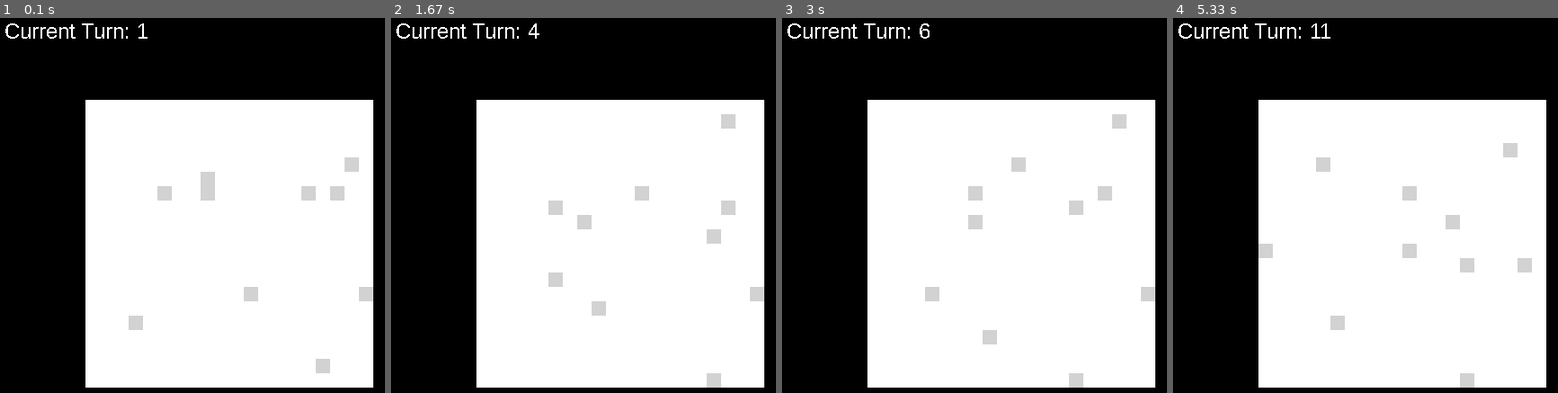
Above: before the commit, frames 1-4 (left to right).
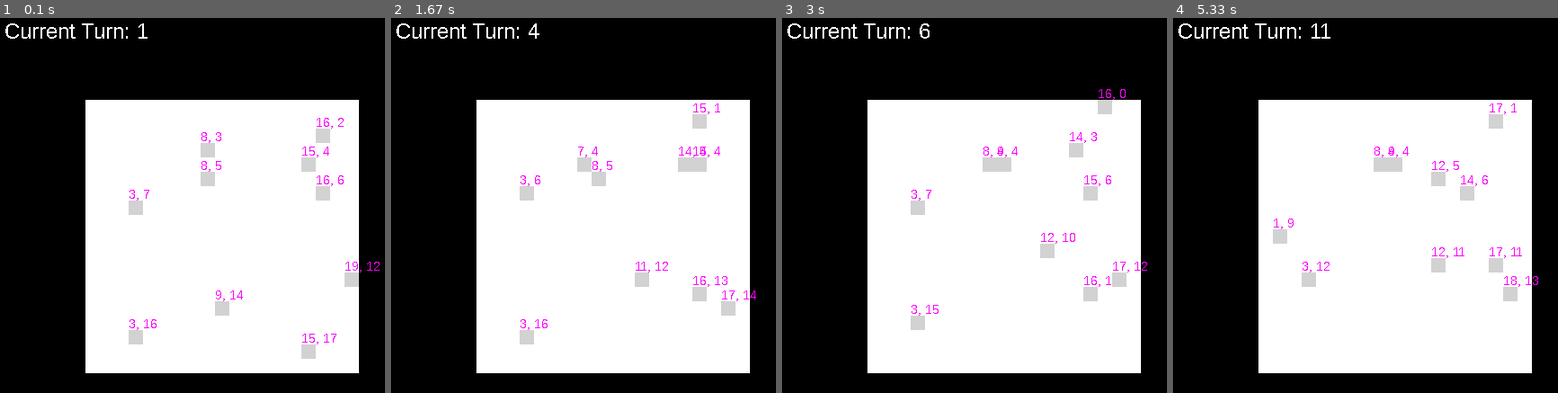
Above: after the commit, the same moments.

Repository: wallermatt/exercises
Game: pygame game, started from zombies.py
The game is run twice, just before and just after one commit, with the same random seed, the same clock (stepped at 60 frames per second) and the same inputs.
Inputs:
- Up to frame 1 (0.1 s): no input
- Up to frame 2 (1.67 s): no input
- Up to frame 3 (3 s): no input
- Up to frame 4 (5.33 s): no input

The runs differ from the first frame. In frame 1, 8.4% of the frame differs, in the area x 22-99%, y 21-99%; in frame 2, 8.5%; in frame 3, 8.5%; in frame 4, 8.7%, in the area x 22-97%, y 21-99%.

Commit message:
coords display

Diff:
--- a/zombies.py
+++ b/zombies.py
@@ -10,8 +10,8 @@
 
 
 CHAR_SIZE = 16
-ARENA_WIDTH = 20
-ARENA_HEIGHT = 20
+ARENA_WIDTH = 19
+ARENA_HEIGHT = 19
 
 GREEN = (20, 255, 140)
 GREY = (210, 210 ,210)
@@ -37,8 +37,22 @@
         self.sprite = MySprite(self.COLOUR, 100 + column * CHAR_SIZE, 100 + row * CHAR_SIZE)
 
     def strategy(self, arena=None):
-        self.sprite.moveHorizontal(CHAR_SIZE * random.randrange(-1,2))
-        self.sprite.moveVertical(CHAR_SIZE * random.randrange(-1,2))
+        delta_column = random.randrange(-1,2)
+        self.column += delta_column
+        if self.column < 0:
+            self.column = 0
+        elif self.column > ARENA_WIDTH:
+            self.column = ARENA_WIDTH
+
+        delta_row = random.randrange(-1,2)
+        self.row += delta_row
+        if self.row < 0:
+            self.row = 0
+        elif self.row > ARENA_HEIGHT:
+            self.row = ARENA_HEIGHT
+
+        self.sprite.moveHorizontal(CHAR_SIZE * delta_column)
+        self.sprite.moveVertical(CHAR_SIZE * delta_row)
 
 
 class MySprite(pygame.sprite.Sprite):
@@ -109,6 +123,7 @@
 
 turn = 0
 font = pygame.font.SysFont('Arial', 24)
+small_font = pygame.font.SysFont('Arial', 14)
 #turn_display = font.render('hello {}'.format(turn), True, WHITE)
 
 
@@ -125,16 +140,18 @@
 
     #for s in all_sprites_list:
     #    s.moveRight(CHAR_SIZE)
-
+    screen.fill(BLACK)
+    pygame.draw.rect(screen, WHITE, [100,100, ARENA_WIDTH * CHAR_SIZE, ARENA_HEIGHT * CHAR_SIZE])
 
     for c in arena.characters:
         c.strategy()
+        character_coords_display = small_font.render("{}, {}".format(str(c.column), str(c.row)), False, PURPLE)
+        screen.blit(character_coords_display,(c.sprite.rect.x, c.sprite.rect.y - 15))
 
 
     all_sprites_list.update()
 
-    screen.fill(BLACK)
-    pygame.draw.rect(screen, WHITE, [100,100, ARENA_WIDTH * CHAR_SIZE, ARENA_HEIGHT * CHAR_SIZE])
+
 
     all_sprites_list.draw(screen)
 
